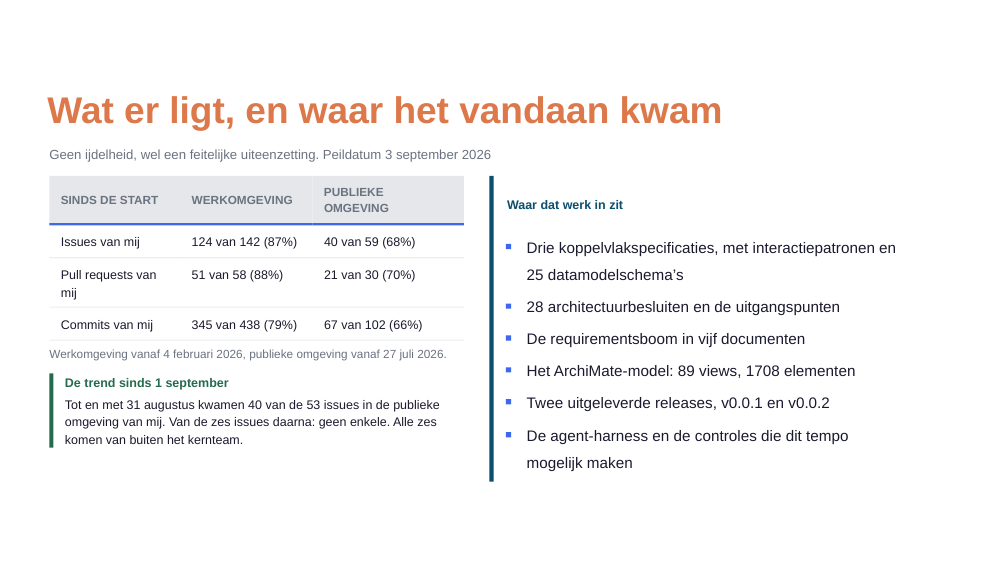
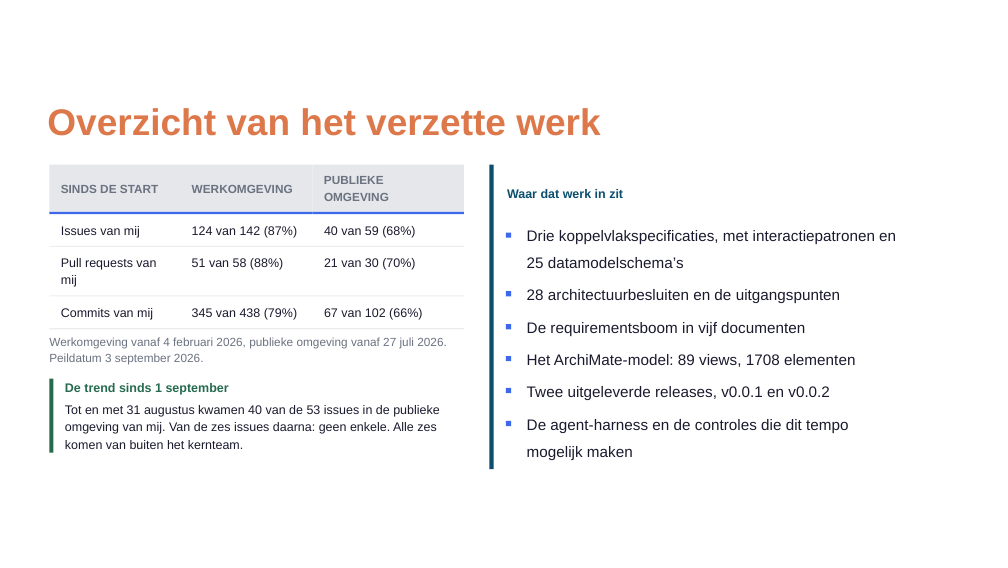
Before and after one commit to Npuls-OKx/meta, a slide deck: slide 15 of presentaties/export/260903_rollen/260903_rollen.pptx. Drawn at 1008x568 pixels with LibreOffice and Linux fonts; fonts in the diff are those of the drawing; background and template pictures are left out. Boxes give left, top, right and bottom in pixels: in the first picture for what was removed or moved away, otherwise in the second. Text is boxed around its words. In the diff, an @@ line names an element or a change of style, - is before the commit and + after.

```diff
--- a/presentaties/export/260903_rollen/260903_rollen.pptx
+++ b/presentaties/export/260903_rollen/260903_rollen.pptx
@@ text removed at (x1=47, y1=96, x2=723, y2=130) @@
-Wat er ligt, en waar het vandaan kwam
@@ text added at (x1=47, y1=108, x2=600, y2=136), 27 pt, text #DD784B, bold @@
+Overzicht van het verzette werk
@@ text removed at (x1=49, y1=149, x2=491, y2=162) @@
-Geen ijdelheid, wel een feitelijke uiteenzetting. Peildatum 3 september 2026
@@ freeform shape added at (x1=49, y1=165, x2=180, y2=213), fill #E5E7EB @@
@@ freeform shape resized from (x1=180, y1=176, x2=312, y2=224) to (x1=313, y1=165, x2=464, y2=213) @@
@@ freeform shape resized from (x1=313, y1=176, x2=464, y2=224) to (x1=49, y1=212, x2=180, y2=214) @@
@@ freeform shape at (x1=49, y1=212, x2=180, y2=214): fill #E5E7EB to #3D68EC @@
@@ freeform shape resized from (x1=180, y1=223, x2=312, y2=225) to (x1=313, y1=212, x2=464, y2=214) @@
@@ freeform shape resized from (x1=313, y1=223, x2=464, y2=225) to (x1=49, y1=246, x2=180, y2=247) @@
@@ freeform shape at (x1=49, y1=246, x2=180, y2=247): fill #3D68EC to #000000 at 7% opacity @@
@@ freeform shape resized from (x1=180, y1=257, x2=312, y2=258) to (x1=313, y1=246, x2=464, y2=247) @@
@@ 3 texts moved together from (x1=61, y1=270, x2=415, y2=282) to (x1=61, y1=258, x2=415, y2=270) @@
@@ freeform shape resized from (x1=313, y1=257, x2=464, y2=258) to (x1=49, y1=295, x2=180, y2=296) @@
@@ freeform shape resized from (x1=180, y1=306, x2=312, y2=307) to (x1=313, y1=295, x2=464, y2=296) @@
@@ freeform shape resized from (x1=313, y1=306, x2=464, y2=307) to (x1=49, y1=328, x2=180, y2=329) @@
@@ freeform shape at (x1=49, y1=328, x2=180, y2=329): fill #000000 at 7% opacity to #9CA3AF at 20% opacity @@
@@ 5 freeform shapes moved together from (x1=49, y1=176, x2=180, y2=341) to (x1=180, y1=165, x2=312, y2=329) @@
@@ freeform shape resized from (x1=180, y1=340, x2=312, y2=341) to (x1=313, y1=328, x2=464, y2=329) @@
@@ 21 texts, 7 freeform shapes moved together from (x1=49, y1=176, x2=896, y2=481) to (x1=49, y1=165, x2=896, y2=469) @@
@@ text added at (x1=49, y1=353, x2=204, y2=365), 8.6 pt, text #6B7280 @@
+Peildatum 3 september 2026.
@@ freeform shape removed at (x1=313, y1=340, x2=464, y2=341) @@
@@ 4 texts, 1 freeform shape moved together from (x1=49, y1=373, x2=440, y2=447) to (x1=49, y1=378, x2=440, y2=452) @@
```
Also in this commit, not shown: 2 other files.
